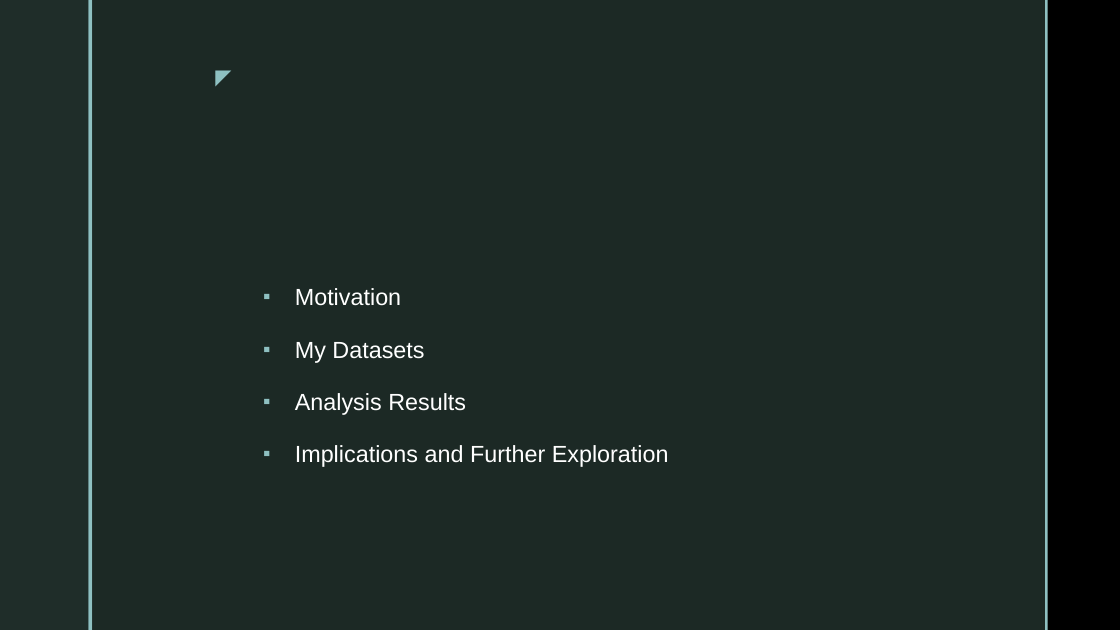
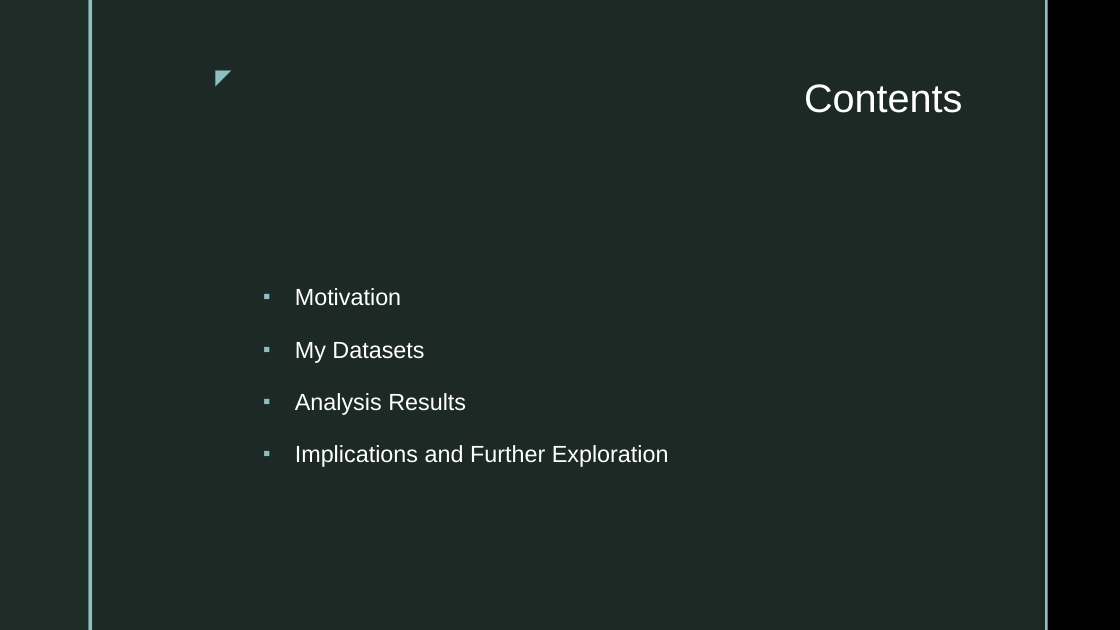
Before and after one commit to qwang27/R_project, a slide deck: slide 2 of Presentation.pptx. Drawn at 1120x630 pixels with LibreOffice and Linux fonts; fonts in the diff are those of the drawing; background and template pictures are left out. Boxes give left, top, right and bottom in pixels: in the first picture for what was removed or moved away, otherwise in the second. Text is boxed around its words. In the diff, an @@ line names an element or a change of style, - is before the commit and + after.

```diff
--- a/Presentation.pptx
+++ b/Presentation.pptx
@@ title added at (x1=804, y1=84, x2=962, y2=113), 34 pt, text #FFFFFF @@
+Contents
```
Also in this commit, not shown: 3 other slides changed.
